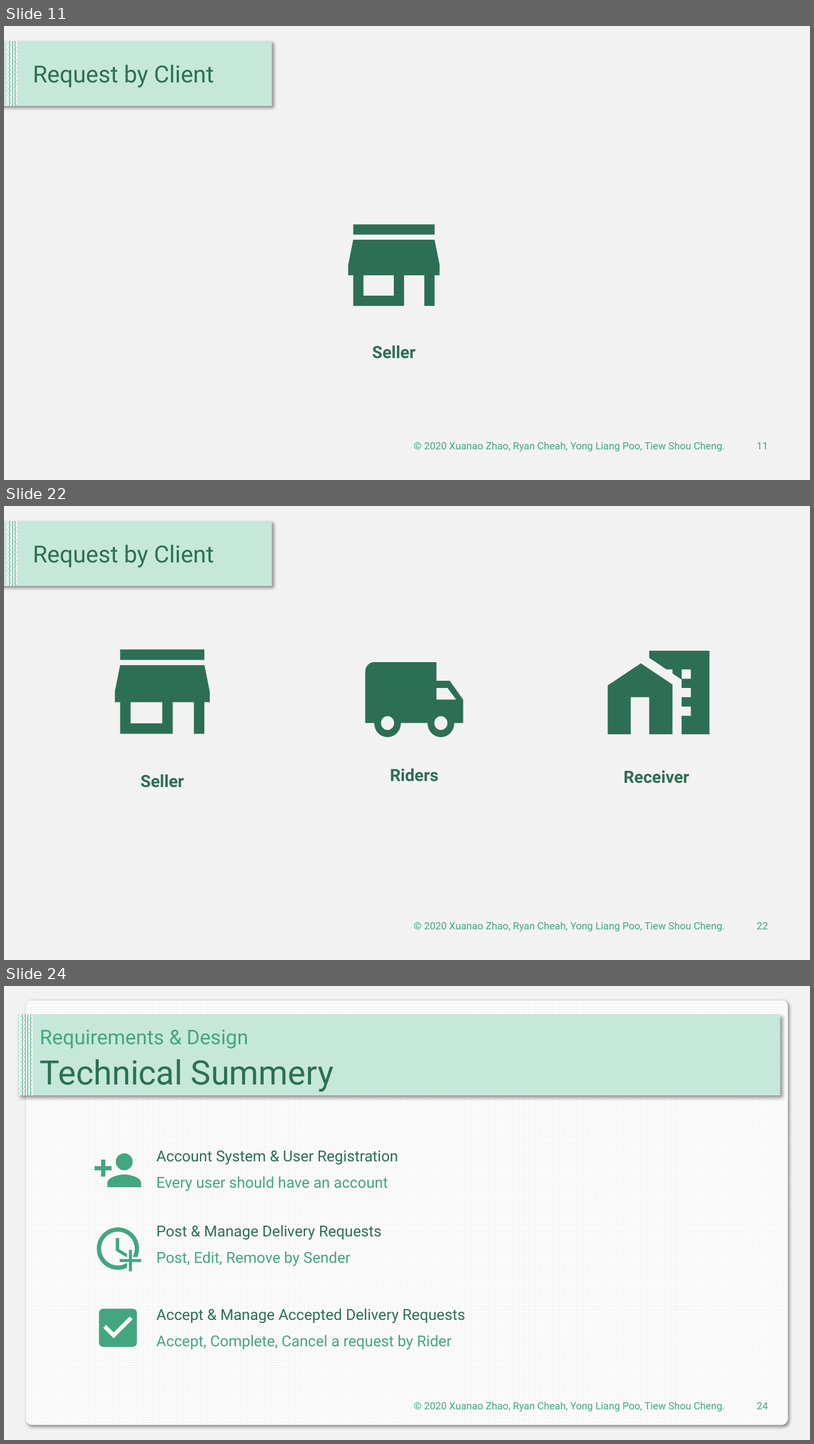
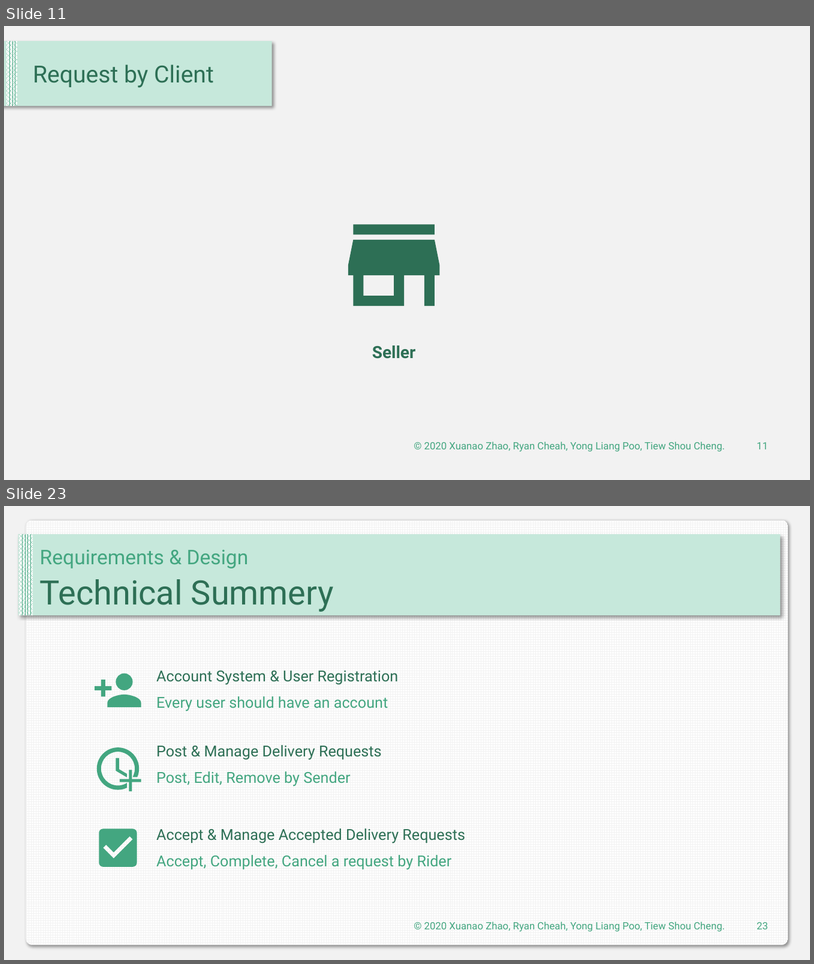
Before and after one commit to DIT202003G1/SAD-Assignment, a slide deck: Presentaion.pptx. Shown one above the other, each under a label of ours: slides 11, 22 and 24 before the commit, slides 11 and 23 after it; the slides between them are not shown. The pictures are 814x1444 and 814x964 pixels, drawn with LibreOffice and Linux fonts; fonts in the diff are those of the drawing. Boxes give left, top, right and bottom in pixels: in the first picture for what was removed or moved away, otherwise in the second. Text is boxed around its words. In the diff, an @@ line names an element or a change of style, - is before the commit and + after.

```diff
--- a/Presentaion.pptx
+++ b/Presentaion.pptx
@@ slide 22 removed at (x1=4, y1=506, x2=810, y2=960), background #F2F2F2; not listed: 2 template elements that a slide beside it also shows @@
@@ text removed at (x1=33, y1=544, x2=214, y2=568) @@
-Request by Client
@@ freeform shape removed at (x1=115, y1=649, x2=210, y2=733) @@
@@ freeform shape removed at (x1=366, y1=662, x2=464, y2=737) @@
@@ freeform shape removed at (x1=608, y1=663, x2=673, y2=734) @@
@@ freeform shape removed at (x1=650, y1=651, x2=710, y2=734) @@
@@ text removed at (x1=141, y1=774, x2=185, y2=787) @@
-Seller
@@ text removed at (x1=390, y1=768, x2=439, y2=781) @@
-Riders
@@ text removed at (x1=624, y1=770, x2=690, y2=783) @@
-Receiver
@@ text removed at (x1=425, y1=921, x2=725, y2=931) @@
-© 2020 Xuanao Zhao, Ryan Cheah, Yong Liang Poo, Tiew Shou Cheng.
@@ page number removed at (x1=757, y1=922, x2=768, y2=929) @@
-22
@@ what was slide 24 is now slide 23 @@
@@ page number at (x1=757, y1=922, x2=768, y2=929): text changed @@
-24
+23
```
Also in this commit, not shown: 37 slides changed, 19 slides added.
